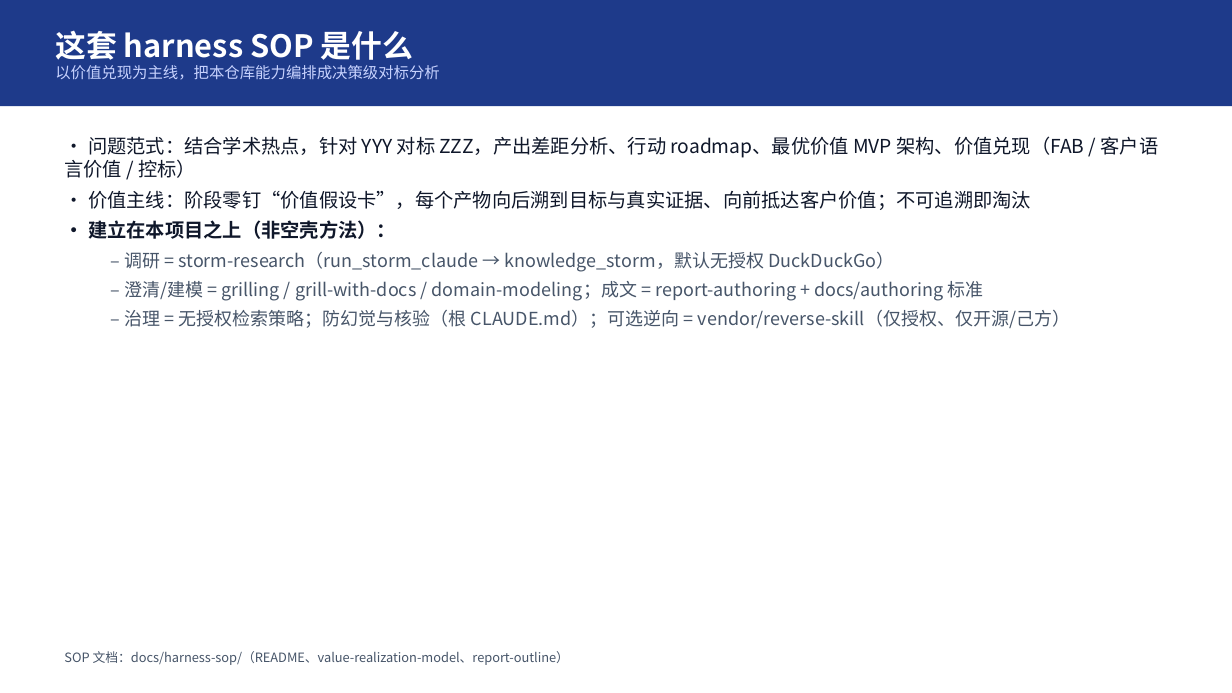
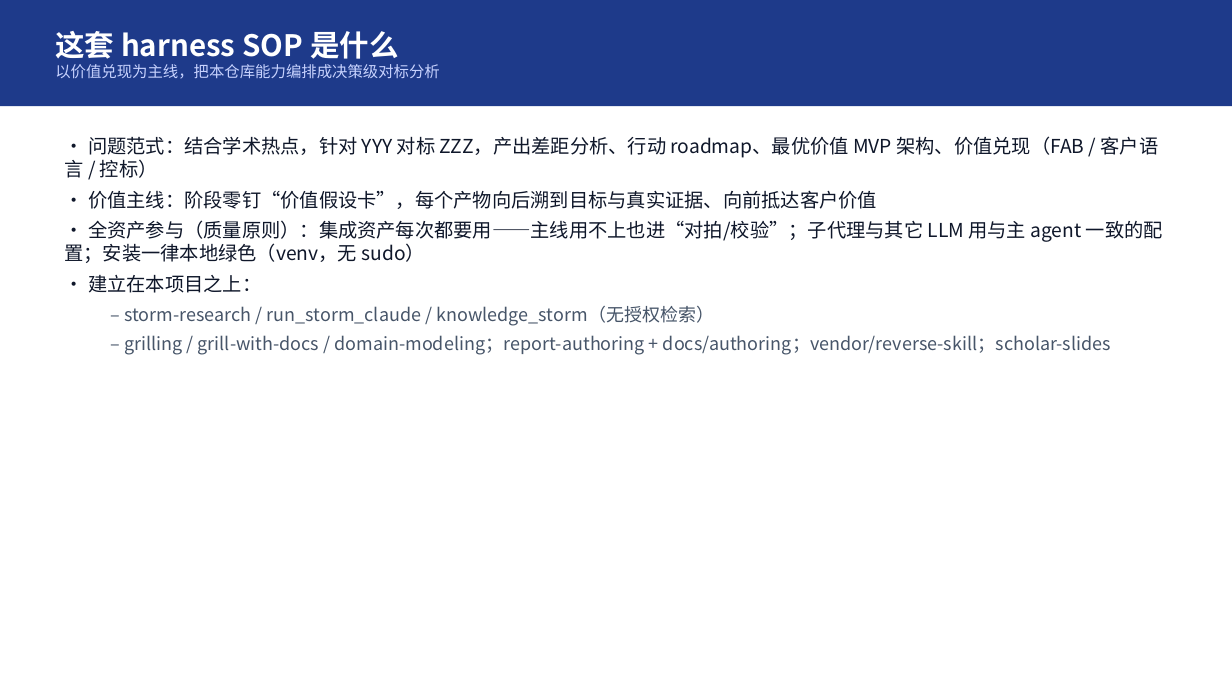
Before and after one commit to turtacn/storm, a slide deck: slide 2 of docs/harness-sop/examples/memory-tiring-p2v/mt-v1.pptx. Drawn at 1232x693 pixels with LibreOffice and Linux fonts; fonts in the diff are those of the drawing. Boxes give left, top, right and bottom in pixels: in the first picture for what was removed or moved away, otherwise in the second. Text is boxed around its words. In the diff, an @@ line names an element or a change of style, - is before the commit and + after.

```diff
--- a/docs/harness-sop/examples/memory-tiring-p2v/mt-v1.pptx
+++ b/docs/harness-sop/examples/memory-tiring-p2v/mt-v1.pptx
@@ text at box(55, 31, 399, 59): size 24 to 23 pt in "这套 harness SOP 是什么" @@
@@ text at box(64, 136, 1163, 355): text changed; size 14 to 15 pt; text colour #475569 to #0F172A @@
-• 问题范式：结合学术热点，针对 YYY 对标 ZZZ，产出差距分析、行动 roadmap、最优价值 MVP 架构、价值兑现（FAB / 客户语言价值 / 控标）
-• 价值主线：阶段零钉“价值假设卡”，每个产物向后溯到目标与真实证据、向前抵达客户价值；不可追溯即淘汰
-• 建立在本项目之上（非空壳方法）：
-  – 调研 = storm-research（run_storm_claude → knowledge_storm，默认无授权 DuckDuckGo）
-  – 澄清/建模 = grilling / grill-with-docs / domain-modeling；成文 = report-authoring + docs/authoring 标准
-  – 治理 = 无授权检索策略；防幻觉与核验（根 CLAUDE.md）；可选逆向 = vendor/reverse-skill（仅授权、仅开源/己方）
+• 问题范式：结合学术热点，针对 YYY 对标 ZZZ，产出差距分析、行动 roadmap、最优价值 MVP 架构、价值兑现（FAB / 客户语言 / 控标）
+• 价值主线：阶段零钉“价值假设卡”，每个产物向后溯到目标与真实证据、向前抵达客户价值
+• 全资产参与（质量原则）：集成资产每次都要用——主线用不上也进“对拍/校验”；子代理与其它 LLM 用与主 agent 一致的配置；安装一律本地绿色（venv，无 sudo）
+• 建立在本项目之上：
+  – storm-research / run_storm_claude / knowledge_storm（无授权检索）
+  – grilling / grill-with-docs / domain-modeling；report-authoring + docs/authoring；vendor/reverse-skill；scholar-slides
@@ text removed at box(64, 651, 570, 665) @@
-SOP 文档：docs/harness-sop/（README、value-realization-model、report-outline）
```
Also in this commit, not shown: 15 other slides changed, 10 other files.
